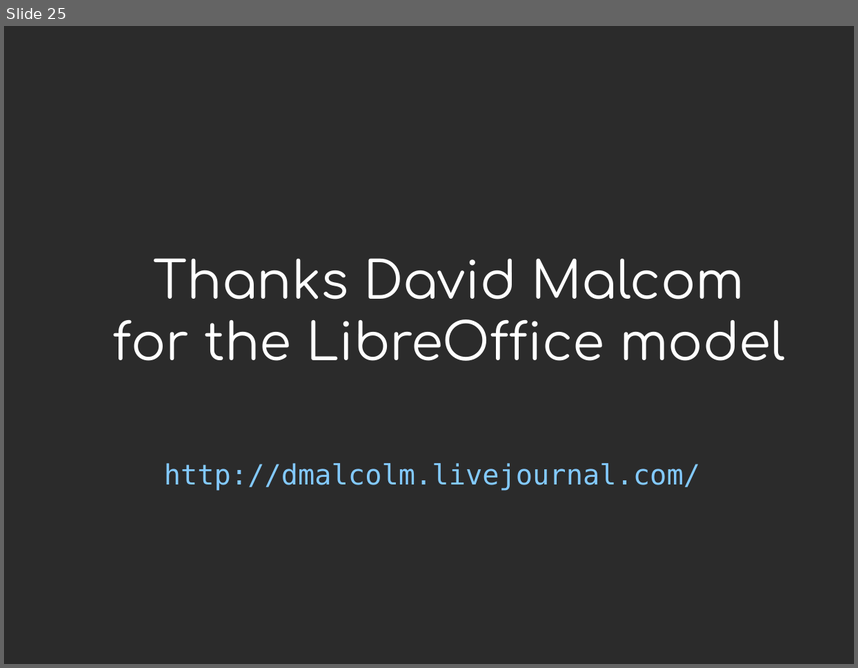
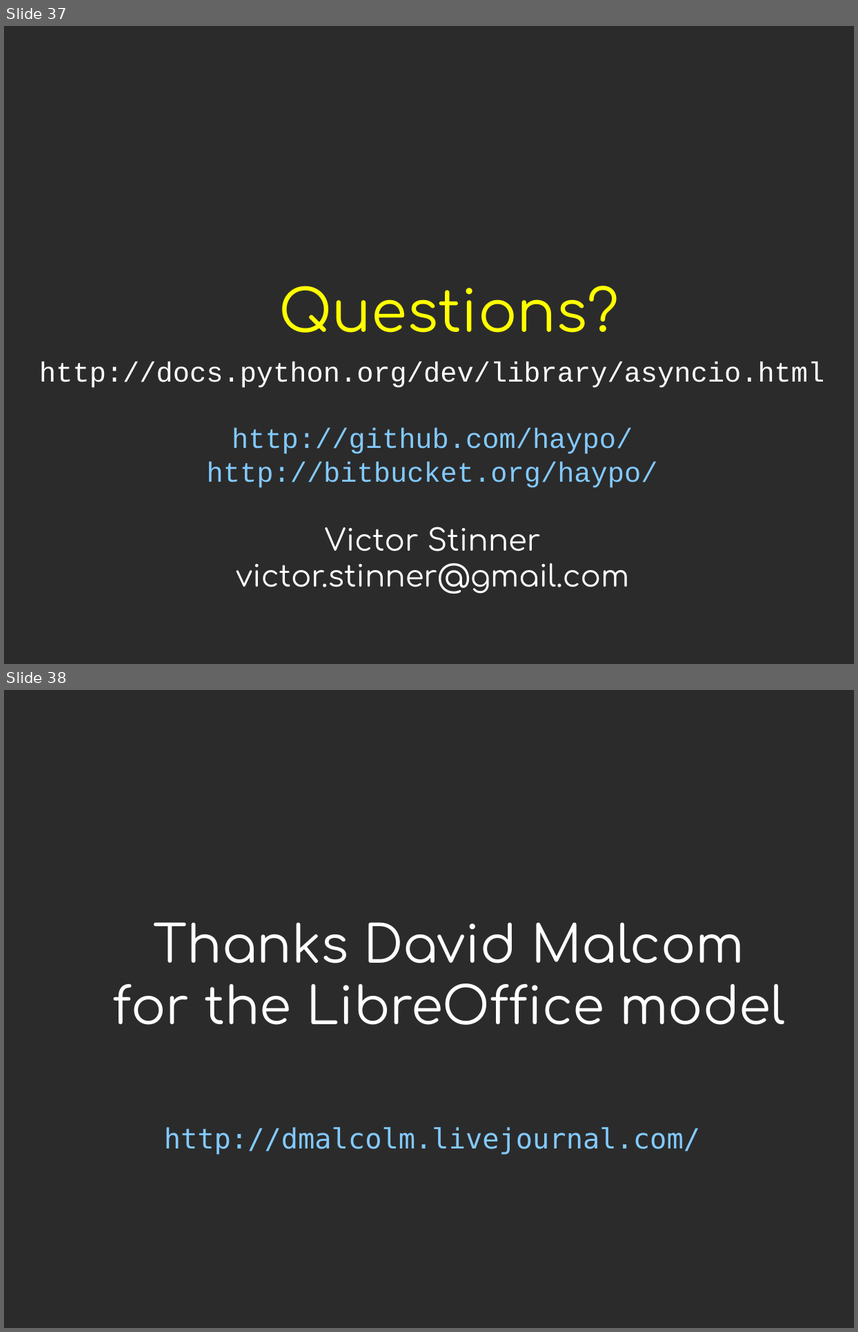
Before and after one commit to vstinner/talks, a slide deck: 2014-Pycon-Lyon/asyncio.odp. Shown one above the other, each under a label of ours: slide 25 before the commit, slides 37 and 38 after it. The pictures are 858x668 and 858x1332 pixels, drawn with LibreOffice and Linux fonts; fonts in the diff are those of the drawing; background and template pictures are left out; a plain dark background stands for a picture behind light text. Boxes give left, top, right and bottom in pixels: in the first picture for what was removed or moved away, otherwise in the second. Text is boxed around its words. In the diff, an @@ line names an element or a change of style, - is before the commit and + after.

```diff
--- a/2014-Pycon-Lyon/asyncio.odp
+++ b/2014-Pycon-Lyon/asyncio.odp
@@ slide 37 added at box(4, 26, 854, 664), background picture (left out) @@
@@ title added at box(279, 285, 619, 332), 54 pt, text #FFFF00 @@
+Questions?
@@ title added at box(39, 361, 824, 593), 26 pt, text #FFFFFF @@
+http://docs.python.org/dev/library/asyncio.html
+http://github.com/haypo/
+http://bitbucket.org/haypo/
+Victor Stinner
+victor.stinner@gmail.com
@@ what was slide 25 is now slide 38 @@
```
Also in this commit, not shown: 1 slide changed, 12 other slides added, 5 other files.
